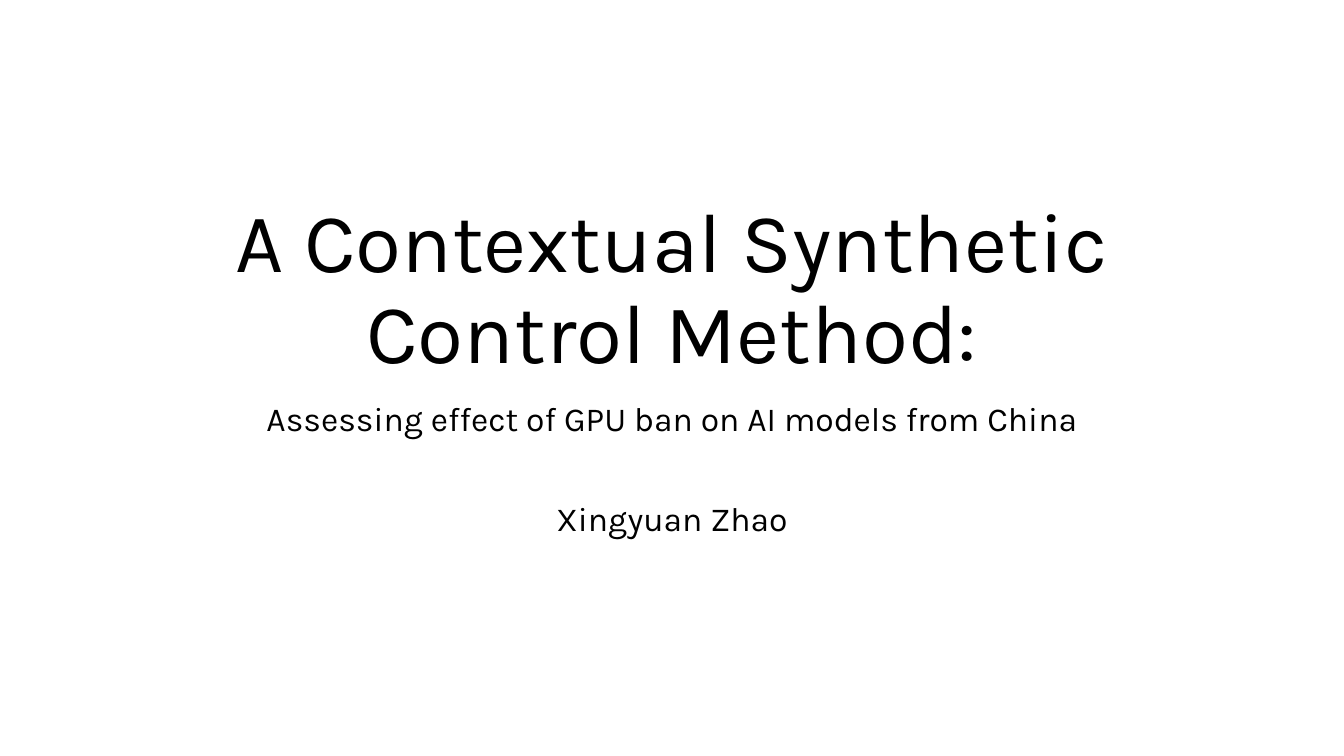
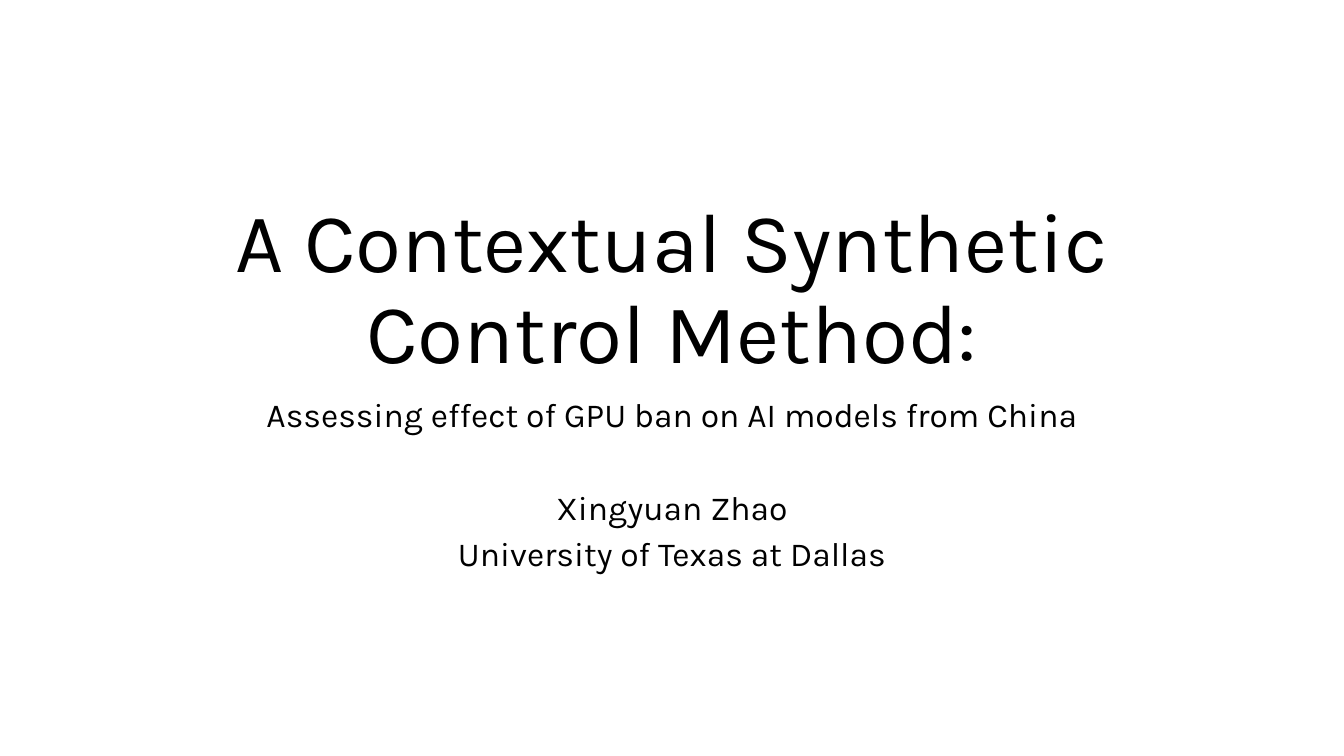
Before and after one commit to Xing-Yuan-Zhao/mpsa2025, a slide deck: slide 1 of mpsa2025.pptx. Drawn at 1344x756 pixels with LibreOffice and Linux fonts; fonts in the diff are those of the drawing. Boxes give left, top, right and bottom in pixels: in the first picture for what was removed or moved away, otherwise in the second. Text is boxed around its words. In the diff, an @@ line names an element or a change of style, - is before the commit and + after.

```diff
--- a/mpsa2025.pptx
+++ b/mpsa2025.pptx
@@ subtitle at (266,404,1077,529): line spacing 0.9 to 0.8 @@
@@ subtitle at (458,543,886,575): paragraph added @@
+University of Texas at Dallas
```
Also in this commit, not shown: 2 other slides changed, 1 slide removed, 1 other file.
